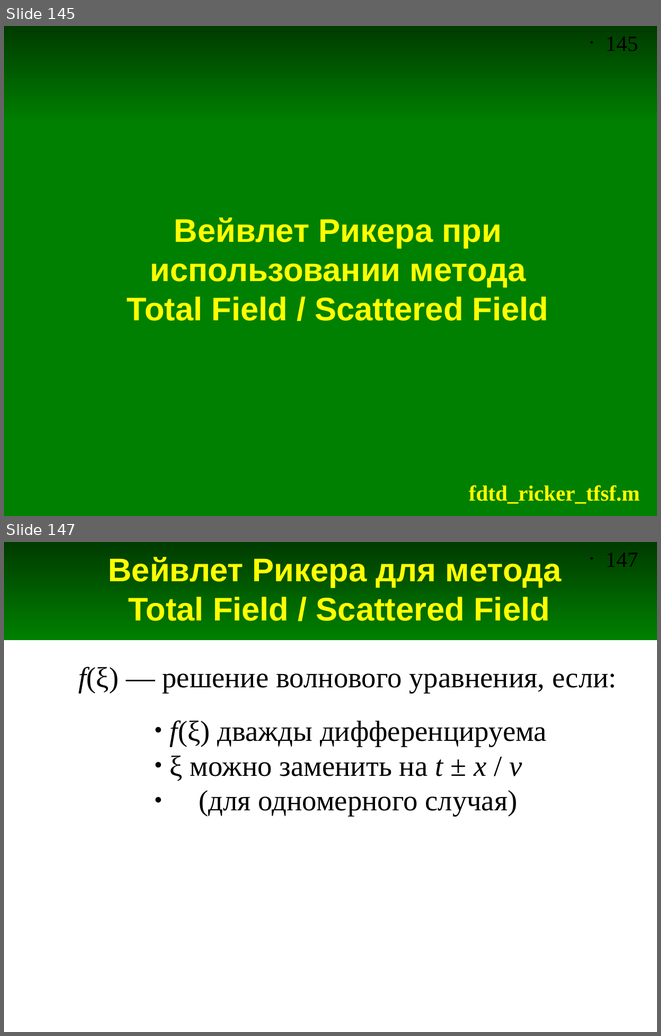
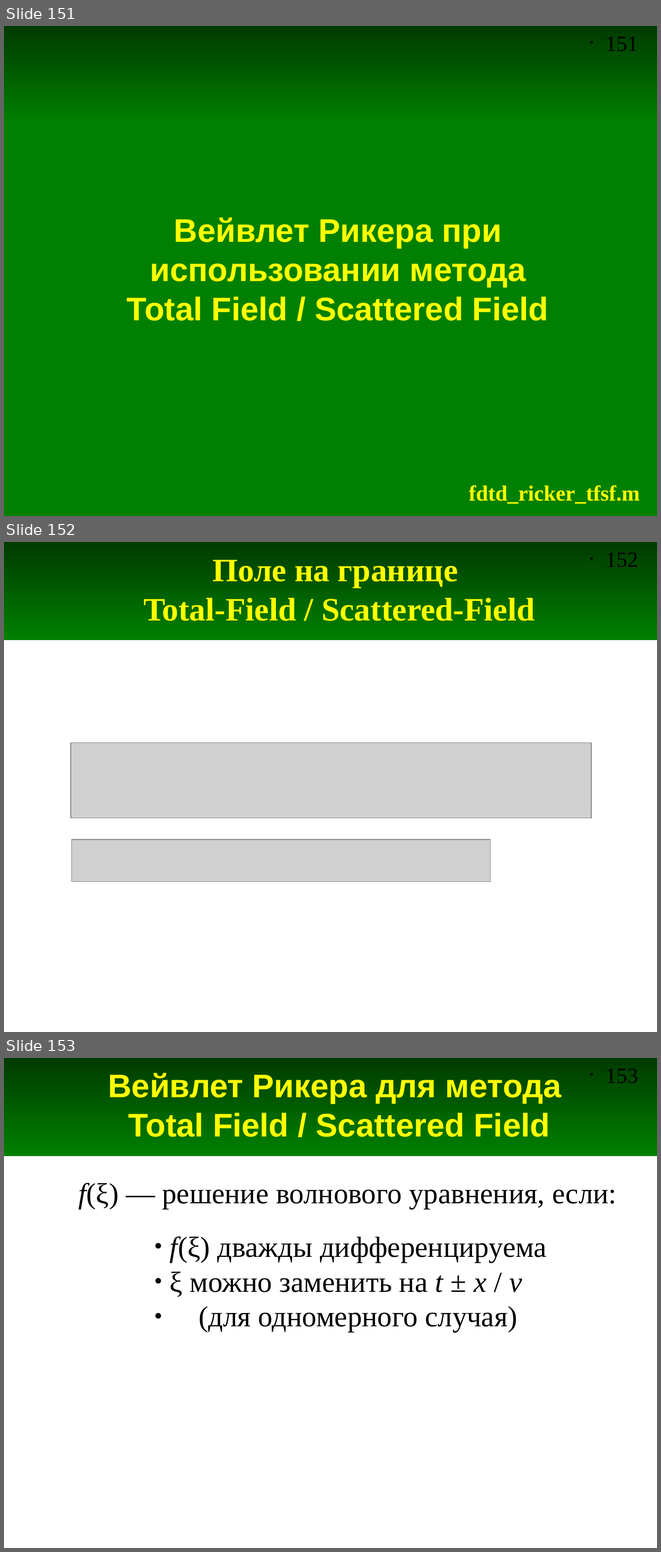
Before and after one commit to andris0147sv/modelling, a slide deck: presentations/2. FDTD.odp. Shown one above the other, each under a label of ours: slides 145 and 147 before the commit, slides 151, 152 and 153 after it; the slides between them are not shown. The pictures are 661x1036 and 661x1552 pixels, drawn with LibreOffice and Linux fonts; fonts in the diff are those of the drawing; grey boxes stand for pictures. Boxes give left, top, right and bottom in pixels: in the first picture for what was removed or moved away, otherwise in the second. Text is boxed around its words. In the diff, an @@ line names an element or a change of style, - is before the commit and + after.

```diff
--- a/presentations/2. FDTD.odp
+++ b/presentations/2. FDTD.odp
@@ slide 152 added at <box>4,542,657,1032</box>, background #FFFFFF; not listed: 2 template elements that a slide beside it also shows @@
@@ title added at <box>143,559,535,621</box>, 36 pt, text #FFFF00, bold @@
+Поле на границе
+Total-Field / Scattered-Field
@@ picture added at <box>71,742,591,818</box> @@
@@ picture added at <box>71,839,490,881</box> @@
@@ what was slide 145 is now slide 151 @@
@@ page number at <box>606,37,638,51</box>: text changed @@
-• 145
+• 151
@@ what was slide 147 is now slide 153 @@
@@ page number at <box>606,1069,638,1083</box>: text changed @@
-• 147
+• 153
```
Also in this commit, not shown: 1 slide changed, 5 other slides added, 1 other file.
